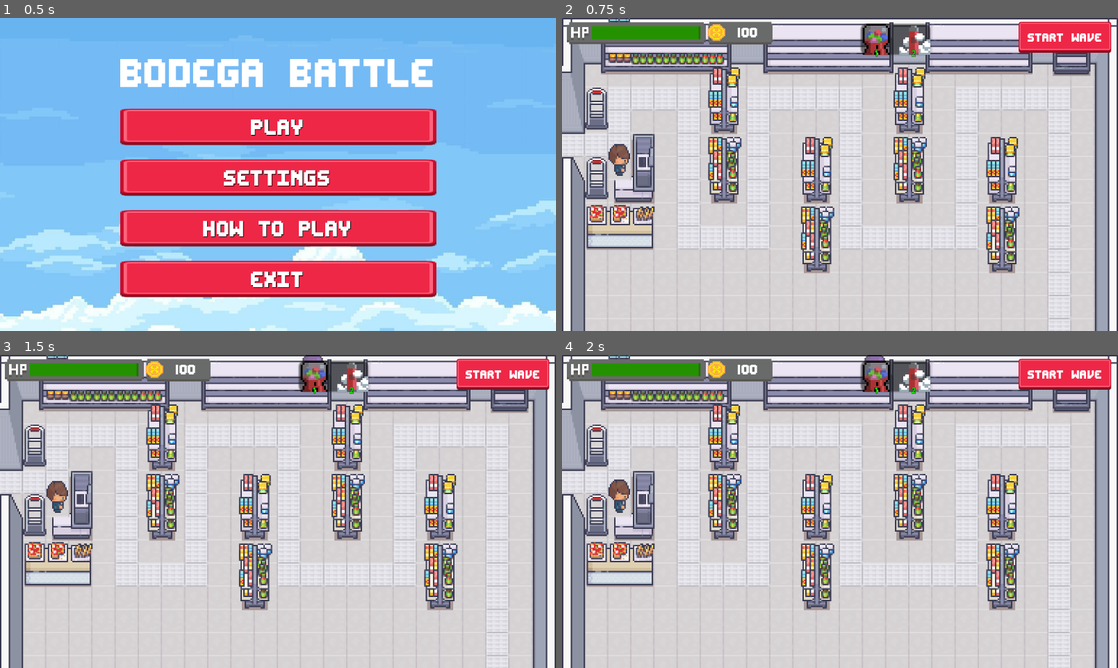
Above: before the commit, frames 1-4 (two rows, left to right).
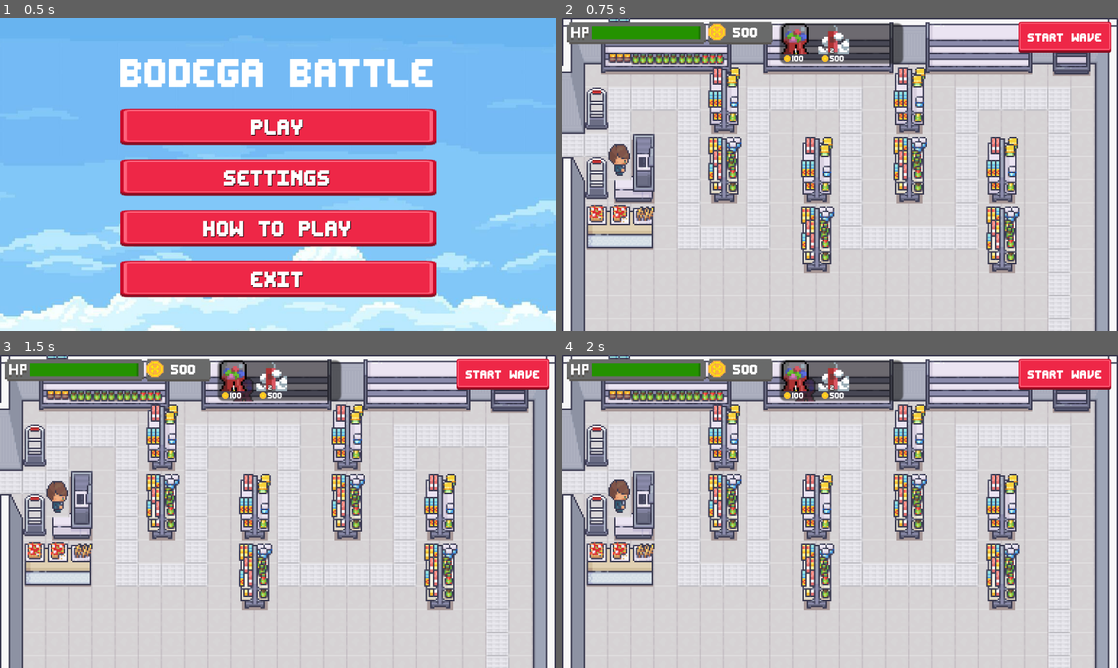
Above: after the commit, the same moments.

Repository: s27459-pj/bodega-battle
Game: Godot game, scene res://scene/scene_handler/scene_handler.tscn
Two runs of this game, one before a commit and one after it. Both use one fixed random seed, a clock stepped at 60 frames per second and the inputs below.
Inputs (mouse positions are in pixels of both pictures, inside the frame that each line leads up to; where the layout moved, square brackets give the same spot in the first picture):
- Up to frame 1 (0.5 s): no input
- Up to frame 2 (0.75 s): click "PLAY" at 0.5 s
- Up to frame 3 (1.5 s): click (233, 380) [316, 376] at 1.25 s
- Up to frame 4 (2 s): no input

Frame 1 is identical in both runs. In frame 2, 3.1% of the frame differs, in the area x 26-67%, y 1-15%; in frame 3, 3.2%, in the area x 26-67%, y 0-15%; in frame 4, 3.2%.

Commit message:
Add money features

Diff:
--- a/objects/Enemies/enemy_logic.gd
+++ b/objects/Enemies/enemy_logic.gd
@@ -16,6 +16,7 @@
 	current_health = max(current_health - amount, 0)
 	update_health_bar()
 	if current_health == 0:
+		GlobalVars.money += 10
 		queue_free()
 
 
@@ -26,8 +27,3 @@
 func set_health(value):
 	current_health = clamp(value, 0, max_health)
 	update_health_bar()
-
-func _on_body_entered(body): # to chyba nie działa dla tej encji w sensie nie ma takiej metody
-	if body.is_in_group("turret_bullets"):
-		take_damage(body.damage)
-		body.queue_free()
--- a/objects/defences/basic-turret/ammo.gd
+++ b/objects/defences/basic-turret/ammo.gd
@@ -1,7 +1,7 @@
 extends CharacterBody2D
 
 var dir:float
-var speed=200
+var speed = 350
 
 func _physics_process(delta: float):
 	velocity=Vector2(speed,0).rotated(dir)
--- a/objects/defences/basic-turret/gum_turret-logic.gd
+++ b/objects/defences/basic-turret/gum_turret-logic.gd
@@ -1,7 +1,7 @@
 extends Node2D
 
-@export var fire_rate = 2.0
-@export var detection_radius = 300.0
+@export var fire_rate = 1.0
+@export var detection_radius = 250.0
 
 @export var ammo_scene: PackedScene
 
--- a/objects/triggers/PlayerDamageTrigger/player_hit_trigger.gd
+++ b/objects/triggers/PlayerDamageTrigger/player_hit_trigger.gd
@@ -4,7 +4,6 @@
 
 func set_HP_ref(hp:Node2D):
 	healthBar = hp
-	print(healthBar)
 
 func _ready() -> void:
 	add_to_group("Enemy_Won_Space")
--- a/objects/ui/prep_phase_ui/prep_phase_ui.gd
+++ b/objects/ui/prep_phase_ui/prep_phase_ui.gd
@@ -5,6 +5,8 @@
 
 func _ready():
 	start_wave_button.pressed.connect(_on_start_wave_pressed)
+	GlobalVars.money_changed.connect(update_money)
+	update_money(GlobalVars.money)
 
 func _on_start_wave_pressed():
 	get_parent().get_parent().start_wave()
--- a/objects/ui/prep_phase_ui/prep_phase_ui.tscn
+++ b/objects/ui/prep_phase_ui/prep_phase_ui.tscn
@@ -45,15 +45,15 @@
 
 [node name="MoneyLabel" type="Label" parent="."]
 layout_mode = 0
-offset_left = 364.0
+offset_left = 354.0
 offset_top = 14.0
-offset_right = 407.0
+offset_right = 397.0
 offset_bottom = 46.0
 theme_override_fonts/font = ExtResource("2_8uefh")
 theme_override_font_sizes/font_size = 35
 text = "100"
 
 [node name="Sprite2D" type="Sprite2D" parent="MoneyLabel"]
-position = Vector2(-44, 16)
+position = Vector2(-33, 15)
 scale = Vector2(0.0174442, 0.0164516)
 texture = ExtResource("3_7ehl6")
--- /dev/null
+++ b/objects/ui/timer/AutoCoin.tscn
@@ -0,0 +1,8 @@
+[gd_scene load_steps=2 format=3 uid="uid://8dh020r6ejjo"]
+
+[ext_resource type="Script" uid="uid://b06vitu234pru" path="res://objects/ui/timer/auto_coin.gd" id="1_mrpoa"]
+
+[node name="AutoCoin" type="Node"]
+script = ExtResource("1_mrpoa")
+
+[node name="CoinTimer" type="Timer" parent="."]
--- /dev/null
+++ b/objects/ui/timer/auto_coin.gd
@@ -0,0 +1,16 @@
+extends Node
+
+@onready var timer: Timer = $CoinTimer
+
+func _ready():
+	timer.wait_time = GlobalVars.auto_coin_timer
+	timer.timeout.connect(_on_timer_timeout)
+
+func _on_timer_timeout():
+	GlobalVars.money += 1
+
+func pause_income():
+	timer.stop()
+
+func start_income():
+	timer.start()
--- a/objects/ui/tower_placement/ui_tower_placement.gd
+++ b/objects/ui/tower_placement/ui_tower_placement.gd
@@ -45,10 +45,16 @@
 
 
 func _on_gum_turret_button_pressed() -> void:
-	initiate_build_mode(gum_turret_scene)
+	if GlobalVars.money < GlobalVars.gum_turret_price:
+		return
+	else:
+		initiate_build_mode(gum_turret_scene)
 
 func _on_vape_turret_button_pressed() -> void:
-	initiate_build_mode(vape_turret_scene)
+	if GlobalVars.money < GlobalVars.vape_turret_price:
+		return
+	else:
+		initiate_build_mode(vape_turret_scene)
 
 func initiate_build_mode(scene: PackedScene) -> void:
 	if build_mode:
@@ -87,7 +93,7 @@
 	if !build_valid:
 		return false
 
-	# TODO: Check if enough cash
+	var turret_cost = get_turret_cost(building_scene)
 
 	var new_tower: Node2D = building_scene.instantiate()
 	new_tower.position = build_location
@@ -97,7 +103,7 @@
 	var current_tile = get_tile_coord_scaled(build_location, buildable_spots_tilemap)
 	buildable_spots_tilemap.set_cell(current_tile, -1)  # Erase the tile
 
-	# TODO: Subtract tower price
+	GlobalVars.money -= turret_cost
 
 	return true
 
@@ -109,3 +115,12 @@
 		position.y / tilemap.scale.y
 	)
 	return tilemap.local_to_map(scaled_position)
+
+func get_turret_cost(scene: PackedScene) -> int:
+	if scene == gum_turret_scene:
+		return GlobalVars.gum_turret_price
+	elif scene == vape_turret_scene:
+		return GlobalVars.vape_turret_price
+	else:
+		# default cost
+		return 100
--- a/objects/ui/tower_placement/ui_tower_placement.tscn
+++ b/objects/ui/tower_placement/ui_tower_placement.tscn
@@ -1,8 +1,10 @@
-[gd_scene load_steps=4 format=3 uid="uid://c8qbv1nyqanfh"]
+[gd_scene load_steps=6 format=3 uid="uid://c8qbv1nyqanfh"]
 
 [ext_resource type="Texture2D" uid="uid://dyn7xm152kns2" path="res://assets/sprites/defences/gumball.png" id="1_71j57"]
 [ext_resource type="Script" uid="uid://ctfacorwqq5sm" path="res://objects/ui/tower_placement/ui_tower_placement.gd" id="1_wdltr"]
 [ext_resource type="Texture2D" uid="uid://y8x45fg7t2q2" path="res://assets/sprites/defences/buch.png" id="3_vy1mm"]
+[ext_resource type="FontFile" uid="uid://cuq6cgihu0i06" path="res://assets/UI/fonts/editundo.ttf" id="4_vxfcy"]
+[ext_resource type="Texture2D" uid="uid://tobhrn6baoar" path="res://assets/UI/other/vecteezy_pixel-art-play-button_8506353.png" id="5_mukki"]
 
 [node name="UITowerPlacement" type="Node2D"]
 script = ExtResource("1_wdltr")
@@ -13,8 +15,9 @@
 anchor_top = 0.5
 anchor_right = 0.5
 anchor_bottom = 0.5
-offset_right = 16.0
-offset_bottom = 16.0
+offset_left = -10.0
+offset_right = 54.0
+offset_bottom = 21.0
 grow_horizontal = 2
 grow_vertical = 2
 scale = Vector2(4, 4)
@@ -38,23 +41,50 @@
 offset_right = 104.0
 offset_bottom = 72.0
 size_flags_vertical = 0
-theme_override_colors/default_color = Color(0.121569, 1, 0, 1)
 theme_override_colors/font_outline_color = Color(0.165656, 0.165656, 0.165656, 1)
 theme_override_constants/outline_size = 4
+theme_override_fonts/normal_font = ExtResource("4_vxfcy")
 text = "2"
 fit_content = true
 
 [node name="RichTextLabel_1" type="RichTextLabel" parent="."]
-offset_left = 18.0
+offset_left = 22.0
 offset_top = 49.0
-offset_right = 27.0
+offset_right = 26.0
 offset_bottom = 72.0
 size_flags_vertical = 0
-theme_override_colors/default_color = Color(0.121569, 1, 0, 1)
 theme_override_colors/font_outline_color = Color(0.165656, 0.165656, 0.165656, 1)
 theme_override_constants/outline_size = 4
+theme_override_fonts/normal_font = ExtResource("4_vxfcy")
 text = "1"
 fit_content = true
 
+[node name="MoneyLabel" type="Label" parent="."]
+offset_left = 16.0
+offset_top = 64.0
+offset_right = 40.0
+offset_bottom = 82.0
+theme_override_fonts/font = ExtResource("4_vxfcy")
+theme_override_font_sizes/font_size = 20
+text = "100"
+
+[node name="Sprite2D" type="Sprite2D" parent="MoneyLabel"]
+position = Vector2(-10, 9)
+scale = Vector2(0.007, 0.007)
+texture = ExtResource("5_mukki")
+
+[node name="MoneyLabel" type="Label" parent="MoneyLabel"]
+offset_left = 78.0
+offset_right = 108.0
+offset_bottom = 18.0
+theme_override_fonts/font = ExtResource("4_vxfcy")
+theme_override_font_sizes/font_size = 20
+text = "500"
+
+[node name="Sprite2D" type="Sprite2D" parent="MoneyLabel/MoneyLabel"]
+position = Vector2(-10, 9)
+scale = Vector2(0.007, 0.007)
+texture = ExtResource("5_mukki")
+
 [connection signal="pressed" from="PanelContainer/VBoxContainer/GumTurretButton" to="." method="_on_gum_turret_button_pressed"]
 [connection signal="pressed" from="PanelContainer/VBoxContainer/VapeTurretButton" to="." method="_on_vape_turret_button_pressed"]
--- a/project.godot
+++ b/project.godot
@@ -17,6 +17,10 @@
 [audio]
 
 buses/default_bus_layout="res://scene/default_bus_layout.tres"
+
+[autoload]
+
+GlobalVars="*res://scene/level_main/global_vars.gd"
 
 [display]
 
--- a/scene/level_main/GameScene.tscn
+++ b/scene/level_main/GameScene.tscn
@@ -1,9 +1,10 @@
-[gd_scene load_steps=8 format=3 uid="uid://dkx50masn7ffx"]
+[gd_scene load_steps=9 format=3 uid="uid://dkx50masn7ffx"]
 
 [ext_resource type="PackedScene" uid="uid://q2m5vf81jwqn" path="res://scene/level_main/level_main.tscn" id="1_cieuw"]
 [ext_resource type="Script" uid="uid://c4inmk81y15o" path="res://scene/level_main/gameScene.gd" id="1_g0iv5"]
 [ext_resource type="PackedScene" uid="uid://b00yqug64m8w7" path="res://objects/ui/health/ui_health.tscn" id="3_eow4k"]
 [ext_resource type="PackedScene" uid="uid://r3lmq4yt0woa" path="res://scene/menu/pause_menu.tscn" id="3_nn7n3"]
+[ext_resource type="PackedScene" uid="uid://8dh020r6ejjo" path="res://objects/ui/timer/AutoCoin.tscn" id="3_pri4a"]
 [ext_resource type="PackedScene" uid="uid://66x5ab5y1qap" path="res://objects/ui/tower_placement/ui_tower_placement_overlay.tscn" id="5_yl6u3"]
 [ext_resource type="PackedScene" uid="uid://c8qbv1nyqanfh" path="res://objects/ui/tower_placement/ui_tower_placement.tscn" id="5_ylvg0"]
 [ext_resource type="PackedScene" uid="uid://div1ree20fsjq" path="res://objects/ui/prep_phase_ui/prep_phase_ui.tscn" id="7_jiwvr"]
@@ -12,6 +13,8 @@
 script = ExtResource("1_g0iv5")
 
 [node name="LevelMain" parent="." instance=ExtResource("1_cieuw")]
+
+[node name="AutoCoin" parent="." instance=ExtResource("3_pri4a")]
 
 [node name="UI" type="CanvasLayer" parent="."]
 
@@ -25,7 +28,7 @@
 [node name="TowerPlacementOverlay" parent="UI" instance=ExtResource("5_yl6u3")]
 
 [node name="TowerPlacement" parent="UI" node_paths=PackedStringArray("overlay", "level") instance=ExtResource("5_ylvg0")]
-position = Vector2(629, 12)
+position = Vector2(461, 11)
 overlay = NodePath("../TowerPlacementOverlay")
 level = NodePath("../../LevelMain")
 
--- /dev/null
+++ b/scene/level_main/GlobalVars.tscn
@@ -0,0 +1,6 @@
+[gd_scene load_steps=2 format=3 uid="uid://bic5qpwuqdo6g"]
+
+[ext_resource type="Script" uid="uid://rvd6equtwy81" path="res://scene/level_main/global_vars.gd" id="1_vjgfo"]
+
+[node name="GlobalVars" type="Node"]
+script = ExtResource("1_vjgfo")
--- a/scene/level_main/gameScene.gd
+++ b/scene/level_main/gameScene.gd
@@ -3,6 +3,8 @@
 @onready var ui_health: Node2D = $"UI/UI-Health"
 @onready var player_hit_trigger: Area2D = $LevelMain/PlayerHitTrigger
 @onready var UI_prep : Control = $UI/Prep_phase_UI
+@onready var auto_coin: Node = $AutoCoin
+
 
 
 enum GameState { PREP, WAVE }
@@ -10,7 +12,7 @@
 
 func _ready() -> void:
 	player_hit_trigger.set_HP_ref(ui_health)
-	UI_prep.update_money(100)
+	UI_prep.update_money(GlobalVars.money)
 	enter_prep_phase()
 
 func enter_prep_phase():
@@ -19,6 +21,7 @@
 
 func start_wave():
 	state = GameState.WAVE
+	auto_coin.start_income()
 	UI_prep.hide_prep_ui()
 	startNextWave()
 	player_hit_trigger.set_HP_ref(ui_health)
--- /dev/null
+++ b/scene/level_main/global_vars.gd
@@ -0,0 +1,15 @@
+extends Node
+
+# Enemy
+@export var gum_turret_price = 100
+@export var vape_turret_price = 500
+
+# UI
+@export var money = 500:
+	set(value):
+		money = value
+		money_changed.emit(money)
+
+signal money_changed
+
+@export var auto_coin_timer = 1.0
Not shown, added: objects/ui/timer/auto_coin.gd.uid
Not shown, added: scene/level_main/global_vars.gd.uid
